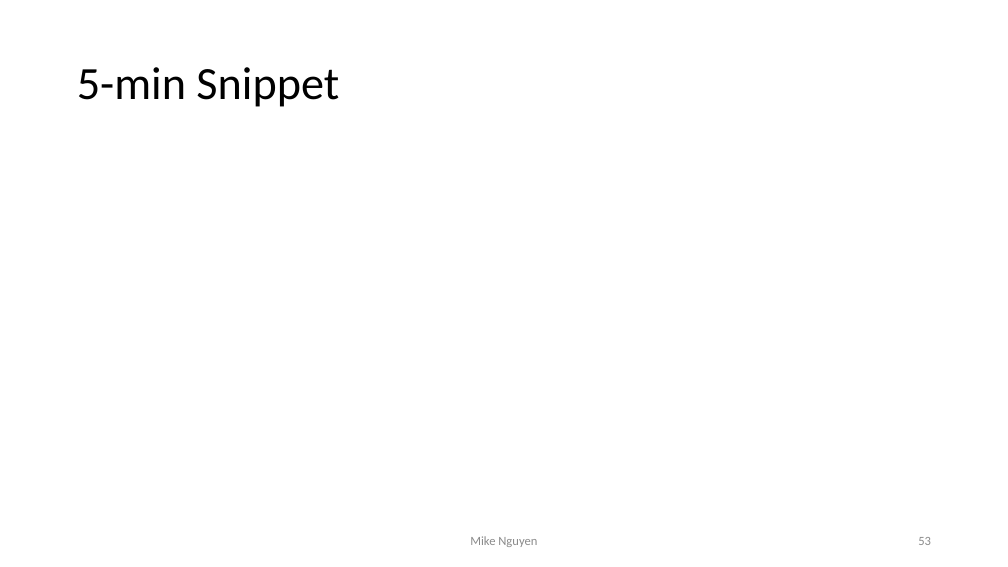
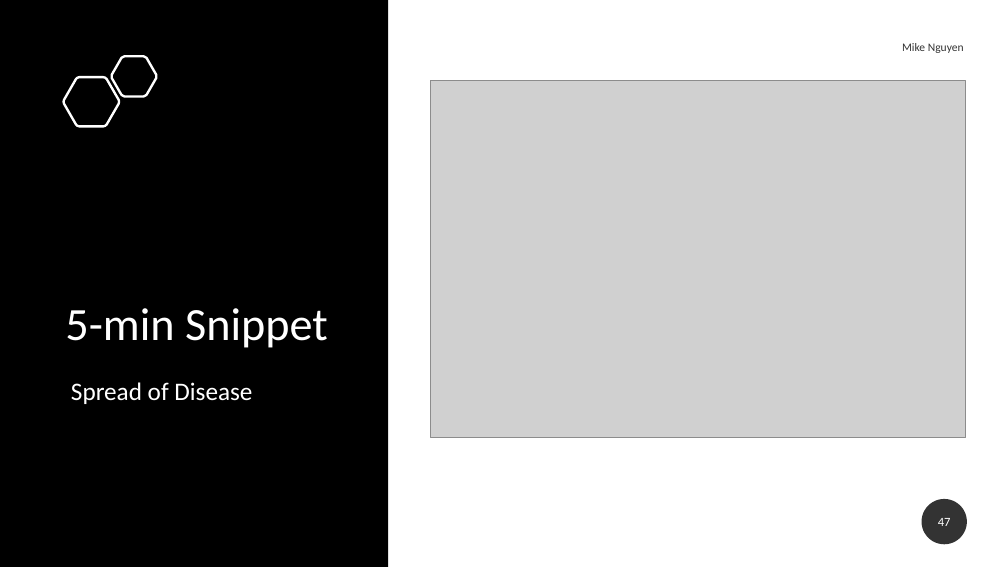
Before and after one commit to mikenguyen13/mar4050, a slide deck: slide 47 of lectures/1/2_Marketing Research Process.pptx (slide 53 before the commit). Drawn at 1008x567 pixels with LibreOffice and Linux fonts; fonts in the diff are those of the drawing; grey boxes stand for pictures. Boxes give left, top, right and bottom in pixels: in the first picture for what was removed or moved away, otherwise in the second. Text is boxed around its words. In the diff, an @@ line names an element or a change of style, - is before the commit and + after.

```diff
--- a/lectures/1/2_Marketing Research Process.pptx
+++ b/lectures/1/2_Marketing Research Process.pptx
@@ rectangle added at (x1=0, y1=0, x2=388, y2=567), fill #000000 @@
@@ freeform shape added at (x1=111, y1=57, x2=157, y2=97), outline #FFFFFF 2.25 pt @@
@@ text "Mike Nguyen" moved from (x1=470, y1=536, x2=537, y2=547) to (x1=902, y1=43, x2=964, y2=53) @@
@@ text "Mike Nguyen" at (x1=902, y1=43, x2=964, y2=53): size 12 to 11 pt, text colour #8C8C8C to #000000 at 80% opacity; alignment centre to right; more space between paragraphs @@
@@ freeform shape added at (x1=64, y1=77, x2=119, y2=126), outline #FFFFFF 2.25 pt @@
@@ picture added at (x1=431, y1=81, x2=966, y2=438) @@
@@ title "5-min Snippet" moved from (x1=77, y1=67, x2=339, y2=107) to (x1=65, y1=308, x2=328, y2=348) @@
@@ title "5-min Snippet" at (x1=65, y1=308, x2=328, y2=348): text colour #000000 to #FFFFFF; vertical alignment middle to bottom @@
@@ text added at (x1=71, y1=382, x2=252, y2=404), 24 pt, text #FFFFFF @@
+Spread of Disease
@@ page number added at (x1=922, y1=499, x2=967, y2=544), fill #000000 at 80% opacity, 12 pt, text #FFFFFF @@
+47
@@ page number removed at (x1=918, y1=537, x2=931, y2=545) @@
-53
```
Also in this commit, not shown: 17 other slides changed, 1 slide added, 7 slides removed, 8 other files.
